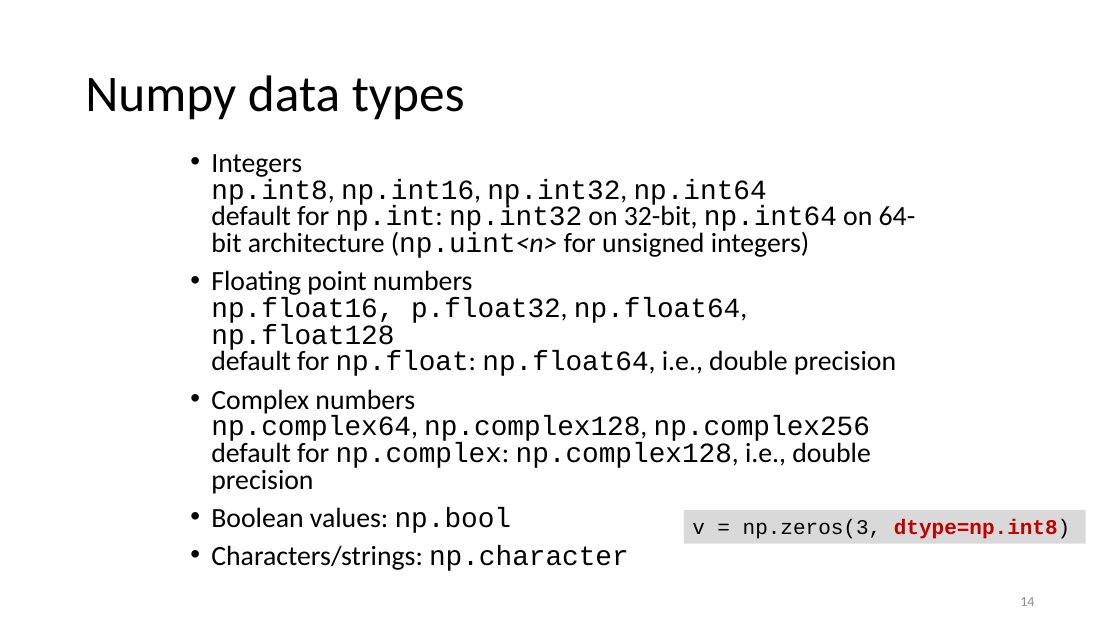
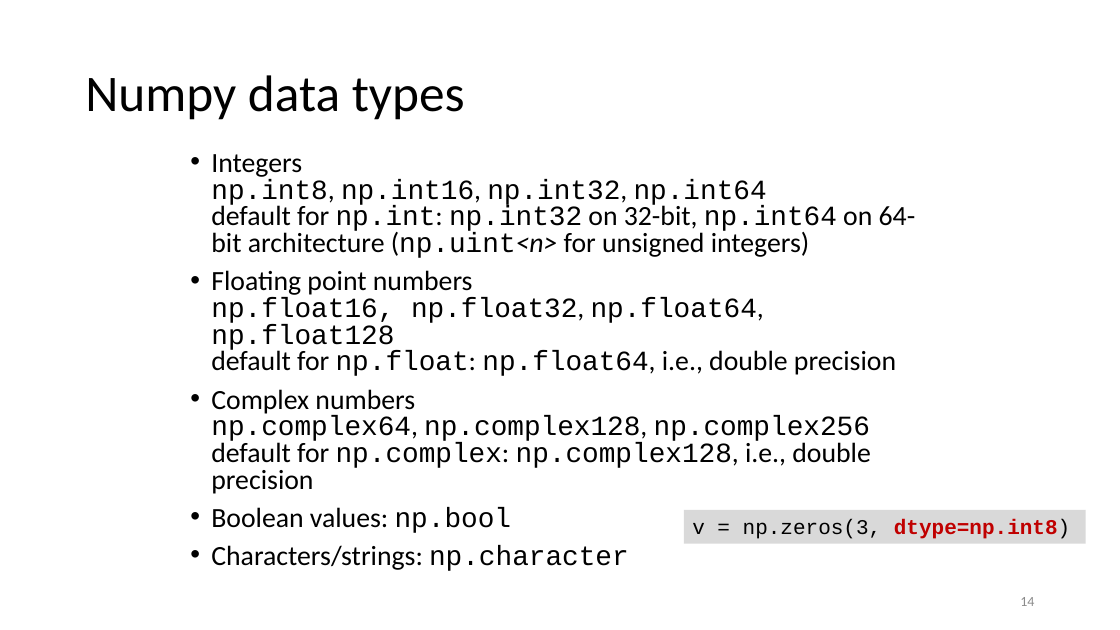
Before and after one commit to gjbex/Scientific-Python, a slide deck: slide 14 of scientific_python.pptx. Drawn at 1120x630 pixels with LibreOffice and Linux fonts; fonts in the diff are those of the drawing. Boxes give left, top, right and bottom in pixels: in the first picture for what was removed or moved away, otherwise in the second. Text is boxed around its words. In the diff, an @@ line names an element or a change of style, - is before the commit and + after.

Commit message:
Fix typo

```diff
--- a/scientific_python.pptx
+++ b/scientific_python.pptx
@@ text at <box>211,270,896,376</box>: text changed @@
-• Floating point numbers
-  np.float16, p.float32, np.float64, np.float128
-  default for np.float: np.float64, i.e., double precision
+• Floating point numbers
+  np.float16, np.float32, np.float64, np.float128
+  default for np.float: np.float64, i.e., double precision
```
